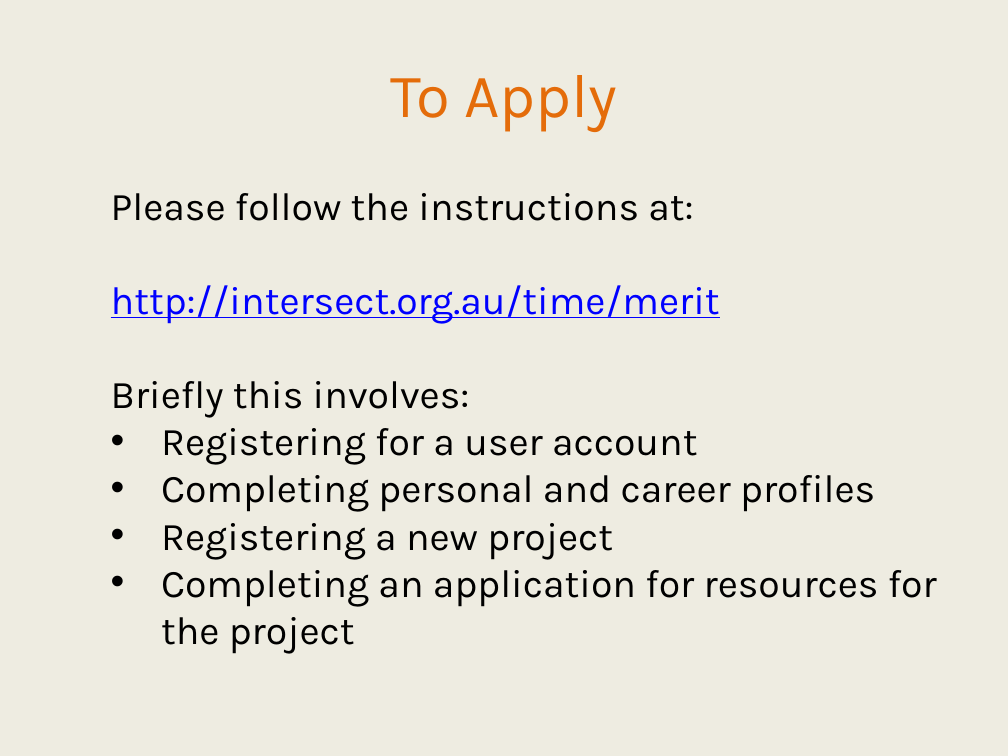
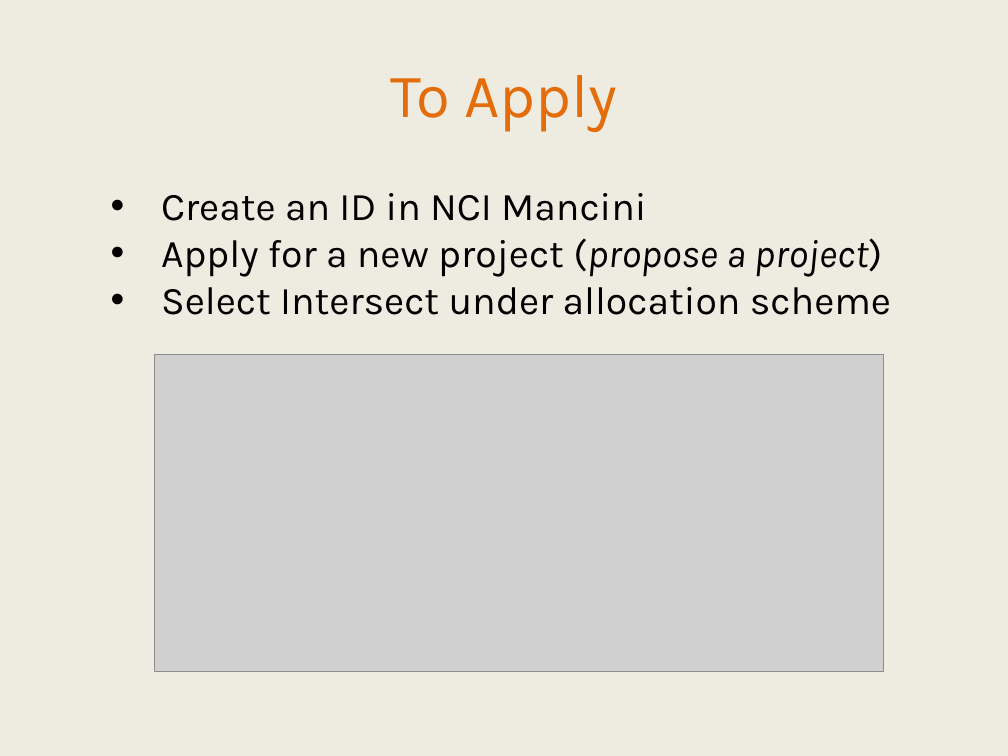
Before and after one commit to IntersectAustralia/TrainingMaterials, a slide deck: slide 38 of hpc1/03 HPC - Slides.pptx (slide 46 before the commit). Drawn at 1008x756 pixels with LibreOffice and Linux fonts; fonts in the diff are those of the drawing; grey boxes stand for pictures. Boxes give left, top, right and bottom in pixels: in the first picture for what was removed or moved away, otherwise in the second. Text is boxed around its words. In the diff, an @@ line names an element or a change of style, - is before the commit and + after.

```diff
--- a/hpc1/03 HPC - Slides.pptx
+++ b/hpc1/03 HPC - Slides.pptx
@@ text at box(161, 193, 891, 315): text changed @@
-  Please follow the instructions at:
-  http://intersect.org.au/time/merit
-  Briefly this involves:
-  • Registering for a user account
-  • Completing personal and career profiles
-  • Registering a new project
-  • Completing an application for resources for the project
+  • Create an ID in NCI Mancini
+  • Apply for a new project (propose a project)
+  • Select Intersect under allocation scheme
@@ picture added at box(155, 355, 884, 671) @@
```
Also in this commit, not shown: 19 other slides changed, 2 slides added, 10 slides removed, 5 other files.
